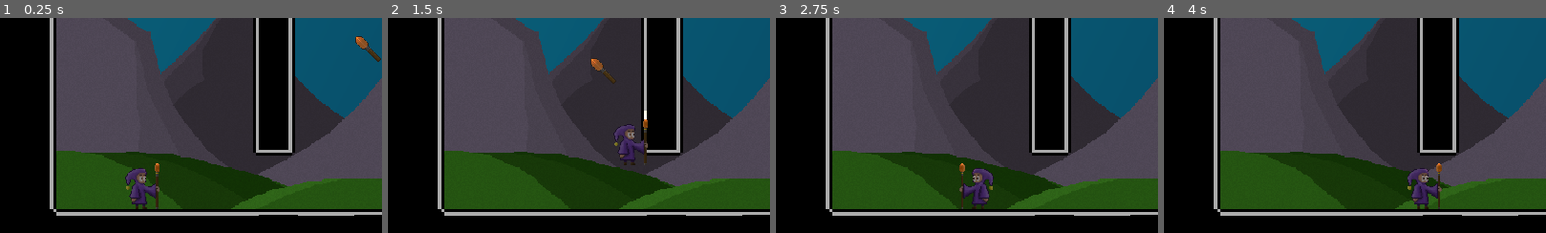
Above: before the commit, frames 1-4 (left to right).
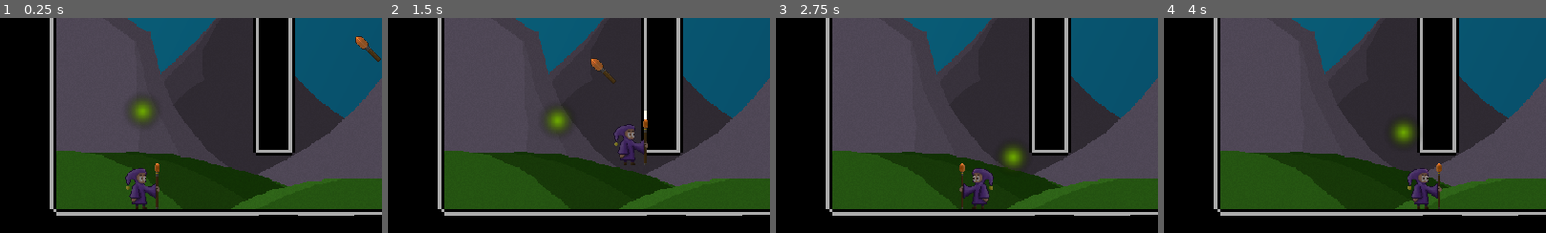
Above: after the commit, the same moments.

Repository: G-Milzink/LittleWizard
Game: Godot game, scene res://main.tscn
Same seed, same stepped clock (60 frames per second), same inputs: the game is played once before the commit and once after it.
Inputs (mouse positions are % of the whole screen's width and height, from its top left):
- Up to frame 1 (0.25 s): no input
- Up to frame 2 (1.5 s): move the mouse to (72, 45) at 0.52 s; hold D (move_right) from 0.53 s (still down); tap E (action) at 0.6 s; tap W (jump) at 0.77 s; click (72, 45) at 0.8 s; move the mouse to (30, 55) at 1.27 s; click (30, 55) at 1.35 s
- Up to frame 3 (2.75 s): tap W (jump) at 1.52 s; tap E (action) at 1.55, 2.1 s; move the mouse to (60, 28) at 2.02 s; release D (move_right) at 2.03 s; hold A (move_left) from 2.03 s (still down); click (60, 28) at 2.3 s
- Up to frame 4 (4 s): move the mouse to (45, 70) at 2.77 s; release A (move_left) at 2.78 s; hold D (move_right) from 2.78 s (still down); click (45, 70) at 2.85 s; tap W (jump) at 3.02, 3.77 s; tap E (action) at 3.05 s; move the mouse to (80, 65) at 3.52 s; right-click (80, 65) at 3.6 s; click (80, 65) at 3.8 s
The pictures show only the part of the screen within x 4-54%, y 46-96%; the shares and areas given below are measured in that part.

The runs differ from the first frame. In frame 1, 0.7% of the frame differs, in the area x 33-41%, y 36-50%; in frame 2, 0.7%; in frame 3, 0.4%; in frame 4, 0.5%.

Commit message:
add pixie pathfinding and casting mechanics

Diff:
--- a/autoload/globals.gd
+++ b/autoload/globals.gd
@@ -28,6 +28,8 @@
 
 var current_map
 var player_position = Vector2.ZERO
+var pixie_send_to_location = Vector2.ZERO
+var pixie_underway = false
 
 # Master Fargnel:
 @export_category("NPCs:")
--- a/main.tscn
+++ b/main.tscn
@@ -14,5 +14,9 @@
 [node name="SpellAmulet" parent="." instance=ExtResource("5_dlygp")]
 
 [node name="Cursor" parent="." instance=ExtResource("5_a8wjq")]
+base_intensity = 1.5
+active_intensity = 7.0
+base_scale = 1.0
+active_scale = 2.0
 
 [node name="MusicPlayer" parent="." instance=ExtResource("5_fjtg7")]
--- a/project.godot
+++ b/project.godot
@@ -28,7 +28,6 @@
 
 window/size/viewport_width=1024
 window/size/viewport_height=576
-window/size/mode=2
 window/size/always_on_top=true
 window/stretch/mode="canvas_items"
 
--- a/scenes/maps/ench_forest.tscn
+++ b/scenes/maps/ench_forest.tscn
@@ -10,6 +10,7 @@
 [ext_resource type="Texture2D" uid="uid://brhqgedoclx1t" path="res://0_PNG/paralax/EnchantedForest/EnchantedForest_Clouds_front.png" id="5_ilnd2"]
 [ext_resource type="Texture2D" uid="uid://ckf4gm1blaxnd" path="res://0_PNG/paralax/EnchantedForest/EnchantedForest_fields.png" id="6_o4yhk"]
 [ext_resource type="PackedScene" uid="uid://cpkhp0eynbfj1" path="res://scenes/creatures/moss_guy.tscn" id="10_k8j7p"]
+[ext_resource type="PackedScene" uid="uid://b7s4c0gutwhrk" path="res://scenes/spells/pixie.tscn" id="11_36agg"]
 
 [sub_resource type="RectangleShape2D" id="RectangleShape2D_r887s"]
 size = Vector2(24, 132)
@@ -28,7 +29,7 @@
 tile_set = ExtResource("2_ibnxf")
 format = 2
 layer_0/name = "Floor"
-layer_0/tile_data = PackedInt32Array(655360, 262144, 3, 6553 …(5739 unchanged characters)…  3, 458803, 262144, 5, 458804, 262144, 5)
+layer_0/tile_data = PackedInt32Array(655360, 262144, 3, 6553 …(5739 unchanged characters)…  3, 458803, 262144, 5, 458804, 262144, 5, 393241, 262144, 1)
 
 [node name="ParallaxBackground" type="ParallaxBackground" parent="."]
 
@@ -107,4 +108,7 @@
 [node name="MossGuy2" parent="creatures" instance=ExtResource("10_k8j7p")]
 position = Vector2(2977, 612)
 
+[node name="Pixie" parent="." instance=ExtResource("11_36agg")]
+position = Vector2(-89, 476)
+
 [connection signal="body_entered" from="Transitions/EnchForest_to_WizSchool/Area2D" to="Transitions/EnchForest_to_WizSchool" method="_on_area_2d_body_entered"]
--- /dev/null
+++ b/scenes/spells/pixie.tscn
@@ -0,0 +1,35 @@
+[gd_scene load_steps=5 format=3 uid="uid://b7s4c0gutwhrk"]
+
+[ext_resource type="Script" path="res://scripts/spells/Pixie.gd" id="1_yote0"]
+
+[sub_resource type="Gradient" id="Gradient_mnyab"]
+interpolation_mode = 2
+offsets = PackedFloat32Array(0, 0.638298)
+colors = PackedColorArray(0.65, 1, 0, 1, 0, 0, 0, 0)
+
+[sub_resource type="GradientTexture2D" id="GradientTexture2D_ej0ks"]
+gradient = SubResource("Gradient_mnyab")
+fill = 1
+fill_from = Vector2(0.5, 0.5)
+fill_to = Vector2(1, 1)
+metadata/_snap_enabled = true
+
+[sub_resource type="CircleShape2D" id="CircleShape2D_g1t4l"]
+radius = 4.0
+
+[node name="Pixie" type="StaticBody2D"]
+collision_layer = 0
+collision_mask = 0
+script = ExtResource("1_yote0")
+
+[node name="Sprite2D" type="Sprite2D" parent="."]
+texture = SubResource("GradientTexture2D_ej0ks")
+
+[node name="CollisionShape2D" type="CollisionShape2D" parent="."]
+shape = SubResource("CircleShape2D_g1t4l")
+
+[node name="Timer" type="Timer" parent="."]
+wait_time = 0.25
+autostart = true
+
+[connection signal="timeout" from="Timer" to="." method="_on_timer_timeout"]
--- a/scripts/cursor.gd
+++ b/scripts/cursor.gd
@@ -26,6 +26,7 @@
 	var new_position = get_global_mouse_position()
 	position = new_position
 	_Platform_Spell()
+	_Send_Pixie_Spell()
 
 func _on_area_2d_body_entered(body):
 	if body.is_in_group("can_hold") && _Globals.current_spell == "Hold":
@@ -44,7 +45,7 @@
 		"Hold":
 			cursor_icon.play("Hold")
 			cursor_light.color = Color("ff7300")
-		"Light":
+		"Pixie":
 			cursor_icon.play("Light")
 			cursor_light.color = Color("6ebb00")
 		"Platform":
@@ -63,3 +64,10 @@
 			var instance = platform_spell.instantiate()
 			instance.position = position
 			call_deferred("add_sibling", instance)
+
+func _Send_Pixie_Spell():
+	if _Globals.current_spell == "Pixie":
+		if Input.is_action_just_pressed("cast_spell"):
+			_Globals.pixie_send_to_location = position
+			_Globals.pixie_underway = true
+			print("send pixie")
--- a/scripts/spell_amulet.gd
+++ b/scripts/spell_amulet.gd
@@ -48,7 +48,7 @@
 	match _Globals.current_spell:
 		"Hold":
 			xtal_orange.visible=true
-		"Light":
+		"Pixie":
 			xtal_green.visible=true
 		"Platform":
 			xtal_blue.visible=true
@@ -63,7 +63,7 @@
 func _on_area_green_area_entered(area):
 	xtal_green.visible = true
 	previous_spell = _Globals.current_spell
-	_Globals.current_spell = "Light"
+	_Globals.current_spell = "Pixie"
 
 func _on_area_blue_area_entered(area):
 	xtal_blue.visible = true
--- /dev/null
+++ b/scripts/spells/Pixie.gd
@@ -0,0 +1,25 @@
+extends Node2D
+
+@onready var timer = $Timer
+
+var rnd_x = 0
+var rnd_y = 0
+var lerp_speed = 1
+
+func _ready():
+	position.x = _Globals.player_position.x
+	position.y = _Globals.player_position.y - (_Globals.TILE_SIZE * 2)
+
+func _process(delta):
+	if _Globals.pixie_underway:
+		position = lerp(position, _Globals.pixie_send_to_location, lerp_speed * delta)
+		if position.x  > _Globals.pixie_send_to_location.x-8\
+		and position.x  < _Globals.pixie_send_to_location.x+8:
+			_Globals.pixie_underway = false
+	else:
+		position.x = lerp(position.x, _Globals.player_position.x + rnd_x, lerp_speed * delta)
+		position.y = lerp(position.y, _Globals.player_position.y + rnd_y, lerp_speed * delta)
+
+func _on_timer_timeout():
+	rnd_x = randi_range(-64, 64)
+	rnd_y = randi_range(-64, 8)
Not shown: 1 places in scenes/maps/ench_forest.tscn that only renumber resources
